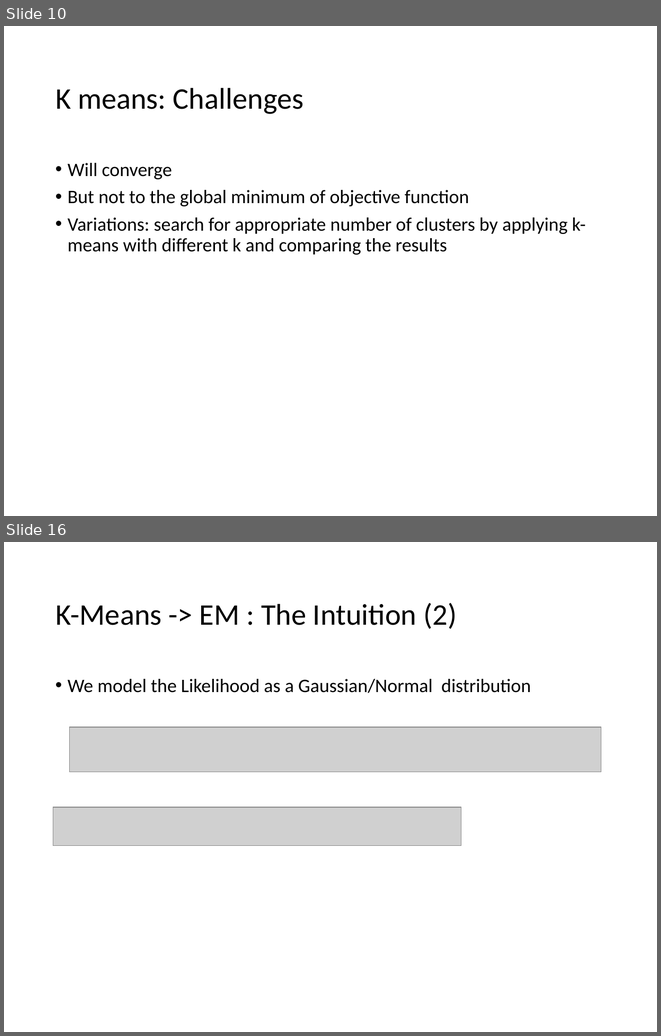
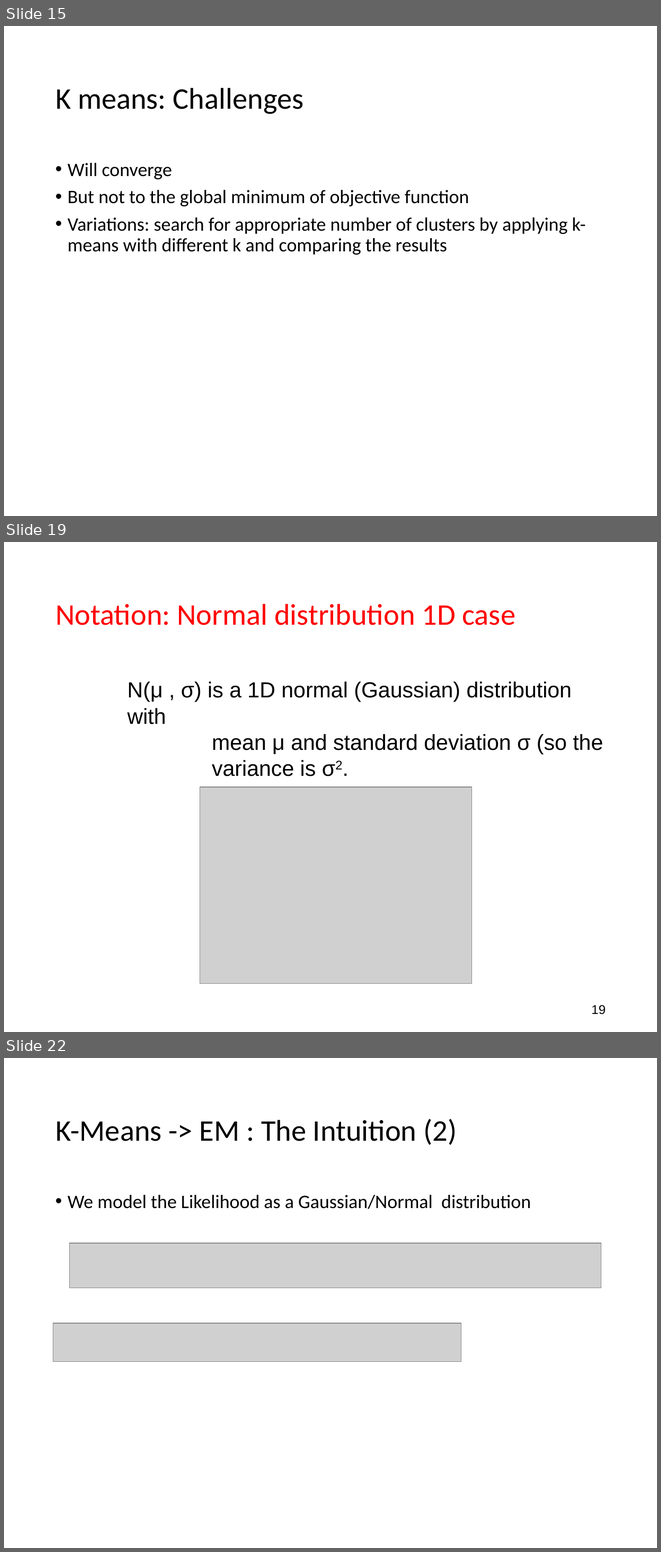
Before and after one commit to cmsc426spring2019/cmsc426spring2019.github.io, a slide deck: lectures/week_2/EM.ppt. Shown one above the other, each under a label of ours: slides 10 and 16 before the commit, slides 15, 19 and 22 after it; the slides between them are not shown. The pictures are 661x1036 and 661x1552 pixels, drawn with LibreOffice and Linux fonts; fonts in the diff are those of the drawing; grey boxes stand for pictures. Boxes give left, top, right and bottom in pixels: in the first picture for what was removed or moved away, otherwise in the second. Text is boxed around its words. In the diff, an @@ line names an element or a change of style, - is before the commit and + after.

```diff
--- a/lectures/week_2/EM.ppt
+++ b/lectures/week_2/EM.ppt
@@ slide 19 added at bbox=[4, 542, 657, 1032], background #FFFFFF @@
@@ title added at bbox=[55, 603, 516, 625], 33 pt, text #FF0000 @@
+Notation: Normal distribution 1D case
@@ text added at bbox=[127, 681, 603, 776], 24 pt, text #000000 @@
+N(μ , σ) is a 1D normal (Gaussian) distribution with
+mean μ and standard deviation σ (so the
+variance is σ2.
@@ picture added at bbox=[200, 787, 472, 983] @@
@@ page number added at bbox=[591, 1005, 606, 1014], 14 pt, text #000000 @@
+19
@@ what was slide 10 is now slide 15 @@
@@ what was slide 16 is now slide 22 @@
```
Also in this commit, not shown: 3 slides changed, 6 other slides added, 1 slide removed.
